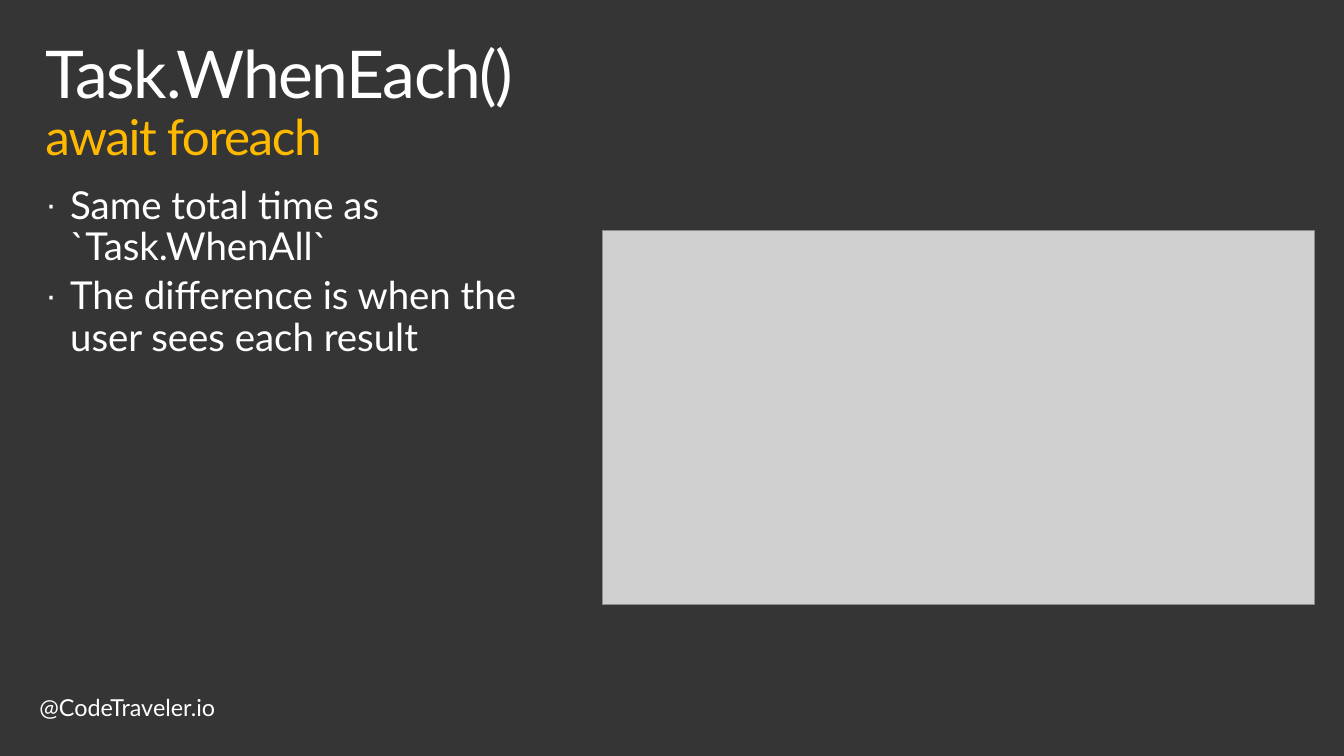
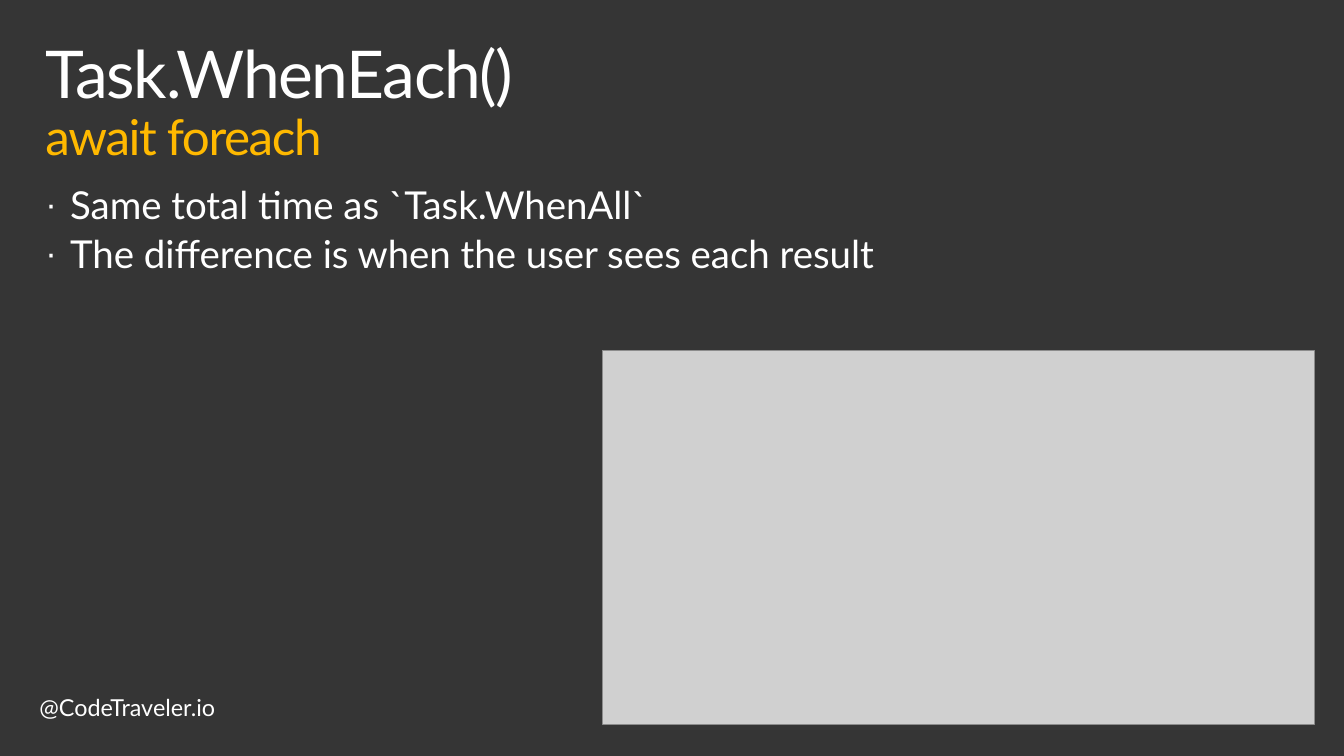
Before and after one commit to TheCodeTraveler/BecomeAnExpertWithAsyncAwait, a slide deck: slide 13 of 6. Coordinating Multiple Tasks/CoordinatingTasks.pptx. Drawn at 1344x756 pixels with LibreOffice and Linux fonts; fonts in the diff are those of the drawing; grey boxes stand for pictures; background and template pictures are left out. Boxes give left, top, right and bottom in pixels: in the first picture for what was removed or moved away, otherwise in the second. Text is boxed around its words. In the diff, an @@ line names an element or a change of style, - is before the commit and + after.

```diff
--- a/6. Coordinating Multiple Tasks/CoordinatingTasks.pptx
+++ b/6. Coordinating Multiple Tasks/CoordinatingTasks.pptx
@@ text "Same total time as `Task.WhenAll`" rewrapped from (70, 190, 516, 352) to (70, 190, 874, 269) @@
@@ picture: place and size @@
-picture at (603, 231, 1314, 605)
+picture at (603, 351, 1314, 724)
```
Also in this commit, not shown: 3 other slides changed, 2 other files.
